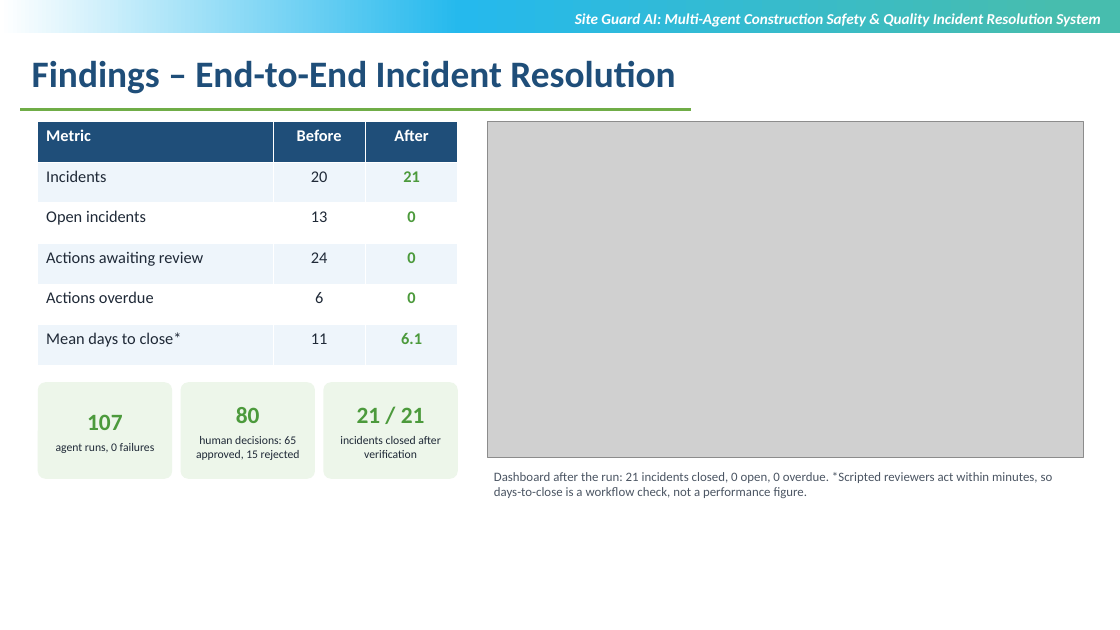
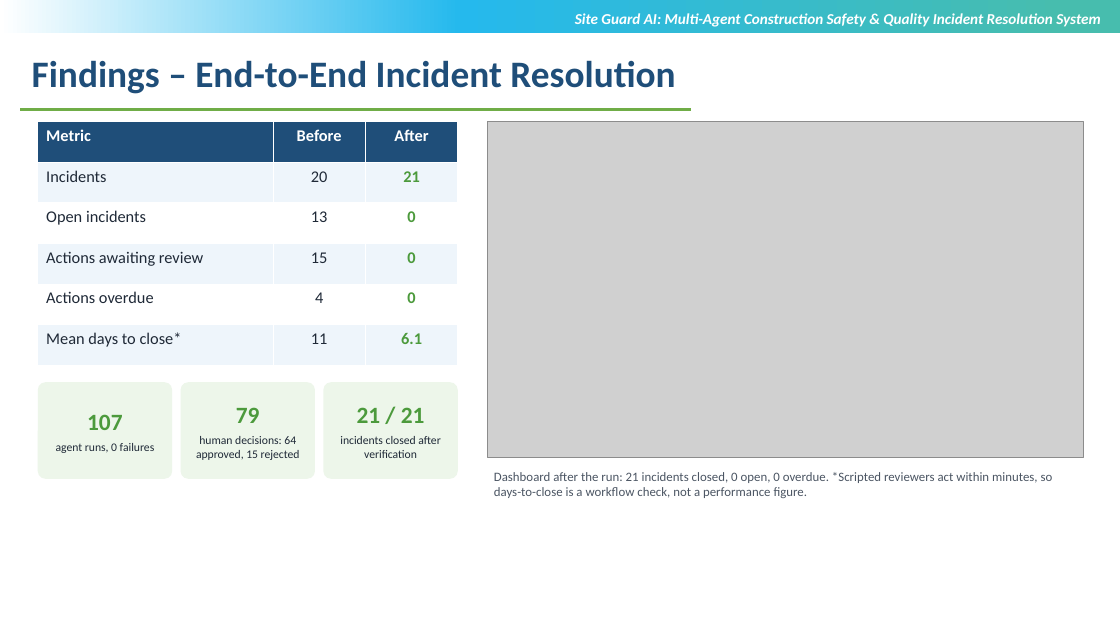
Before and after one commit to sricharansk/SITEGUARD-AI, a slide deck: slide 12 of docs/presentation/SiteGuardAI_Review3_S.K.Sricharan_T9984.pptx. Drawn at 1120x630 pixels with LibreOffice and Linux fonts; fonts in the diff are those of the drawing; grey boxes stand for pictures; background and template pictures are left out. Boxes give left, top, right and bottom in pixels: in the first picture for what was removed or moved away, otherwise in the second. Text is boxed around its words. In the diff, an @@ line names an element or a change of style, - is before the commit and + after.

```diff
--- a/docs/presentation/SiteGuardAI_Review3_S.K.Sricharan_T9984.pptx
+++ b/docs/presentation/SiteGuardAI_Review3_S.K.Sricharan_T9984.pptx
@@ table at (38, 122, 458, 365) @@
-row 4, column 2: 24
+row 4, column 2: 15
-row 5, column 2: 6
+row 5, column 2: 4
@@ text in rounded rectangle at (196, 407, 300, 460): text changed @@
-80
-human decisions: 65 approved, 15 rejected
+79
+human decisions: 64 approved, 15 rejected
```
Also in this commit, not shown: 27 other files.
